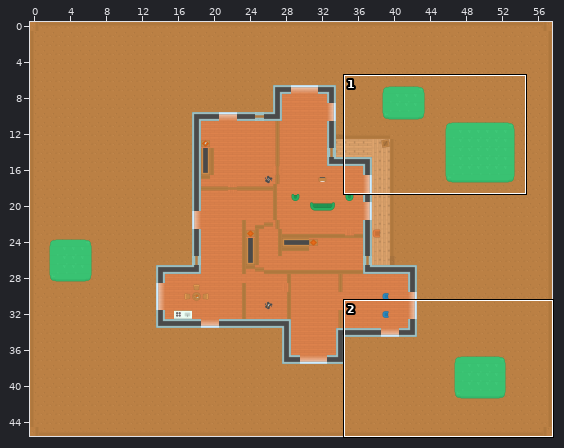
Tiled map, stored at EscapeItems/house.tmx. Above, an overview of the earlier version with the close-up marked.
Close-up. Before:
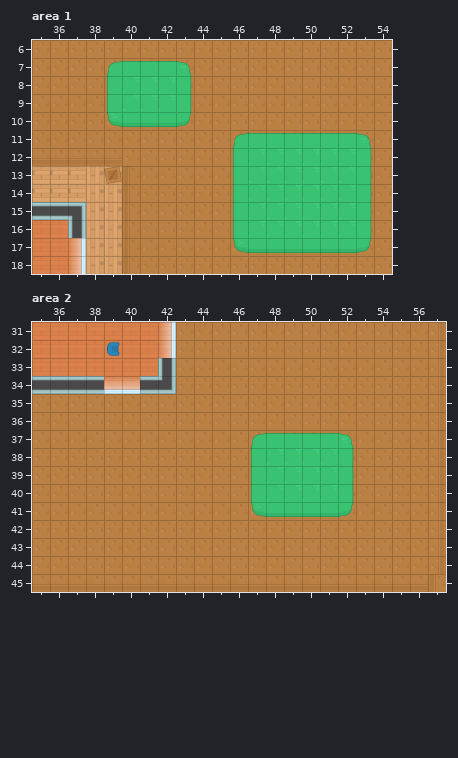
Cells are 64x64 px. Shown: area 1 x 35..54, y 6..18; area 2 x 35..57, y 31..45. The commit also changed other parts of the map, which this record leaves out.
Once edited:
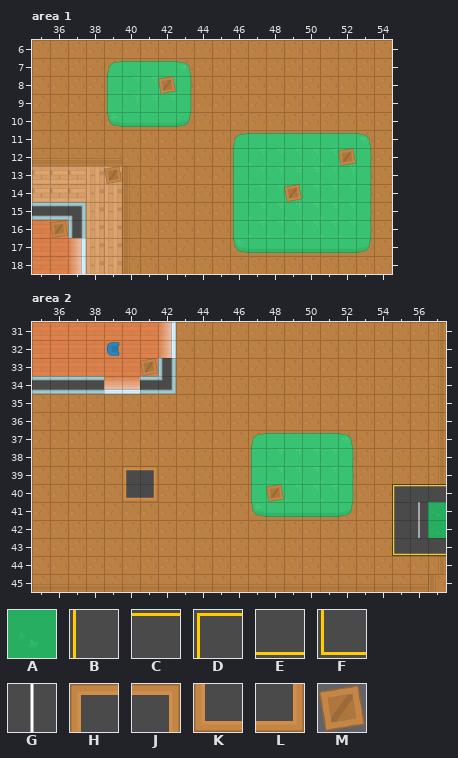
Key: from "topdown_tilesheet_complete2": A 3, B 28, C 30, D 33, E 58, F 61, G 63, H 128, J 129, K 156, L 157, M 160.
_ is an empty cell, . an unchanged one.
Tiles of an added or newly shown layer are drawn over the layers below it.
The edit:
--- layer "keys" (added), area 1
@@ x 42..42 @@
- 8 _
+ 8 M
@@ x 52..52 @@
-12 _
+12 M
@@ x 49..49 @@
-14 _
+14 M
@@ x 36..36 @@
-16 _
+16 M
--- layer "walls", area 2
@@ x 40..57 @@
-39 __................
-40 __.............___
-41 ...............___
-42 ...............___
-43 ...............___
+39 HJ................
+40 KL.............DCC
+41 ...............BGA
+42 ...............BGA
+43 ...............FEE
--- layer "keys" (added), area 2
@@ x 41..41 @@
-33 _
+33 M
@@ x 48..48 @@
-40 _
+40 M
